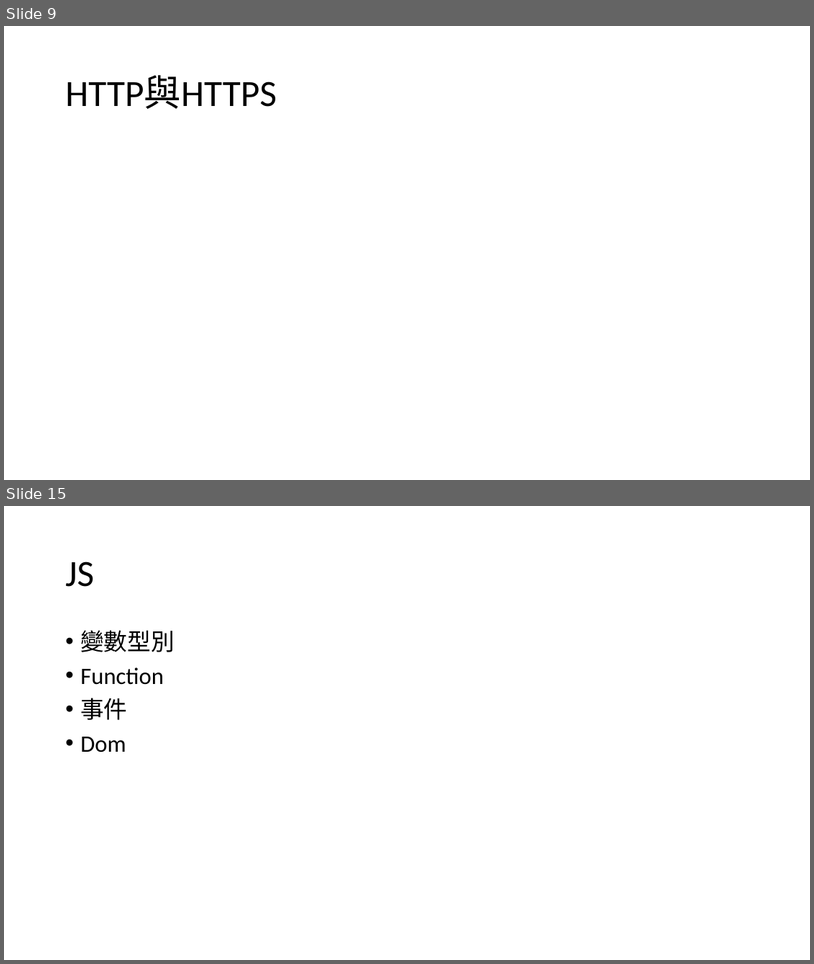
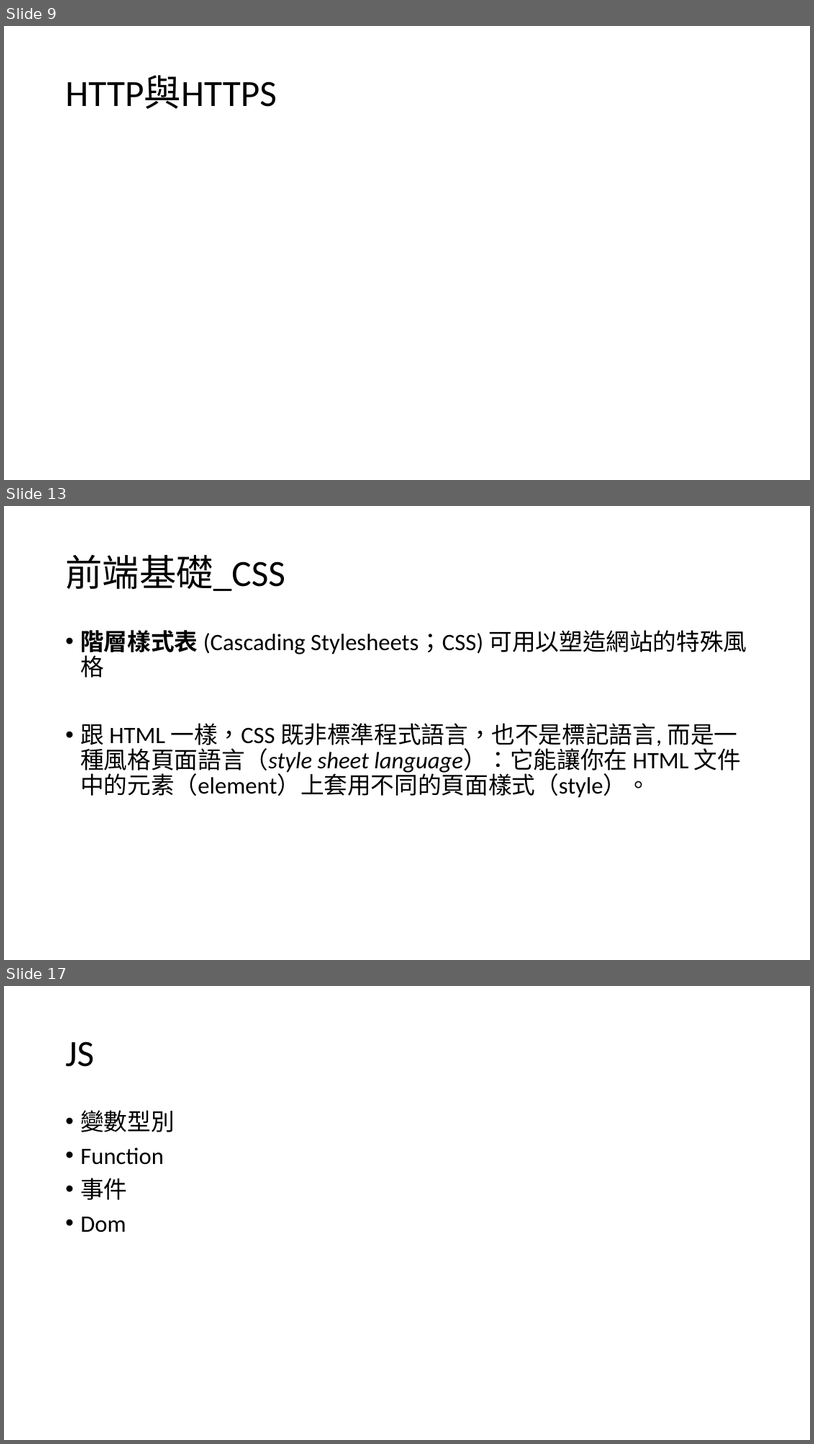
Before and after one commit to Q81JIAXIONG/-, a slide deck: 投影片/1.網頁基礎.pptx. Shown one above the other, each under a label of ours: slides 9 and 15 before the commit, slides 9, 13 and 17 after it; the slides between them are not shown. The pictures are 814x964 and 814x1444 pixels, drawn with LibreOffice and Linux fonts; fonts in the diff are those of the drawing. Boxes give left, top, right and bottom in pixels: in the first picture for what was removed or moved away, otherwise in the second. Text is boxed around its words. In the diff, an @@ line names an element or a change of style, - is before the commit and + after.

Commit message:
第一周教材 整理前端基礎範例與簡報

```diff
--- a/投影片/1.網頁基礎.pptx
+++ b/投影片/1.網頁基礎.pptx
@@ slide 13 added at <box>4,506,810,960</box>, background #FFFFFF @@
@@ title added at <box>65,554,286,591</box>, 44 pt, text #000000 @@
+前端基礎_CSS
@@ text added at <box>80,630,748,798</box>, 28 pt, text #000000 @@
+• 階層樣式表 (Cascading Stylesheets；CSS) 可用以塑造網站的特殊風格
+• 跟 HTML 一樣，CSS 既非標準程式語言，也不是標記語言, 而是一種風格頁面語言（style sheet language）：它能讓你在 HTML 文件中的元素（element）上套用不同的頁面樣式（style）。
@@ what was slide 15 is now slide 17 @@
```
Also in this commit, not shown: 3 slides changed, 4 other slides added, 3 slides removed, 24 other files.
